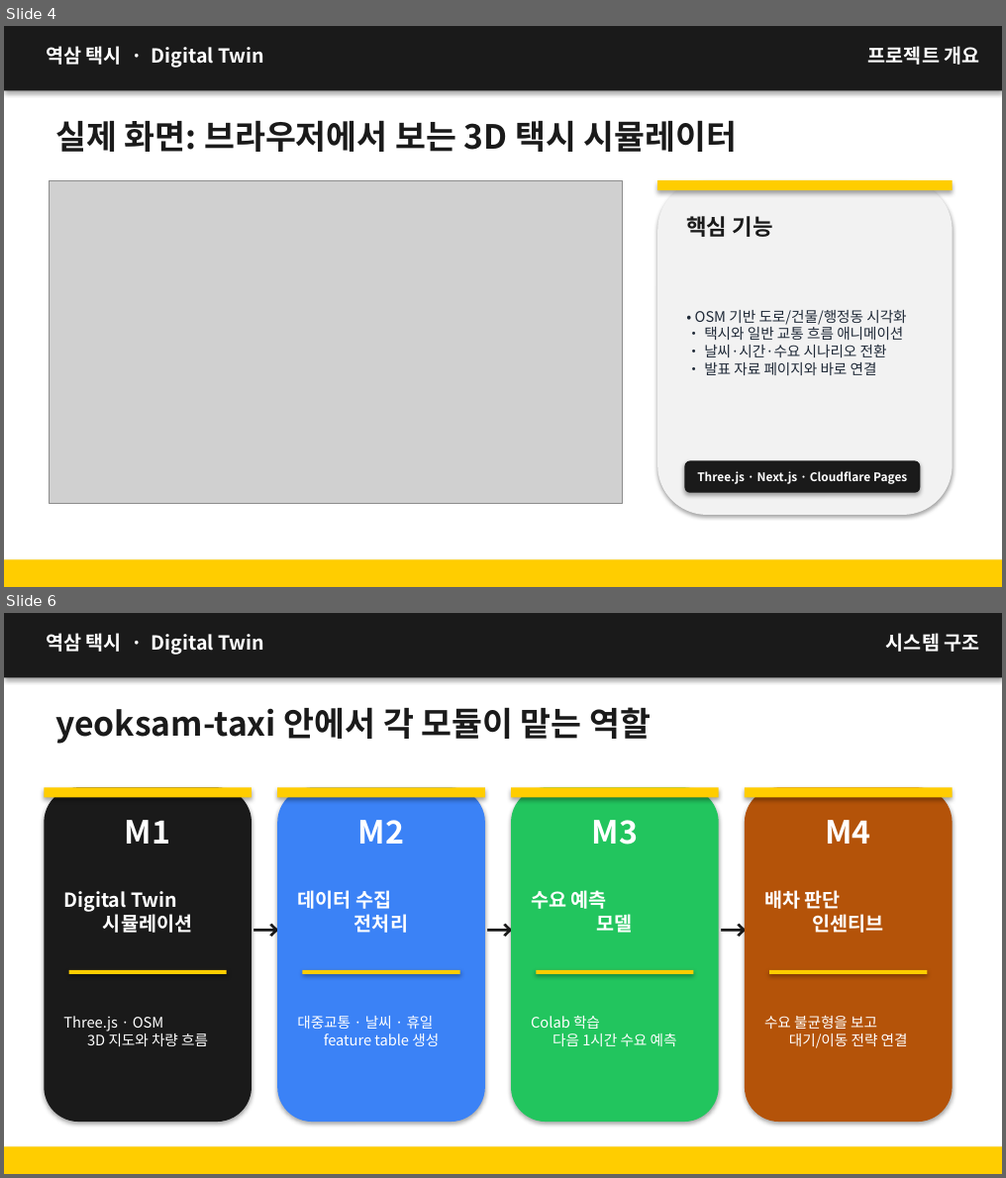
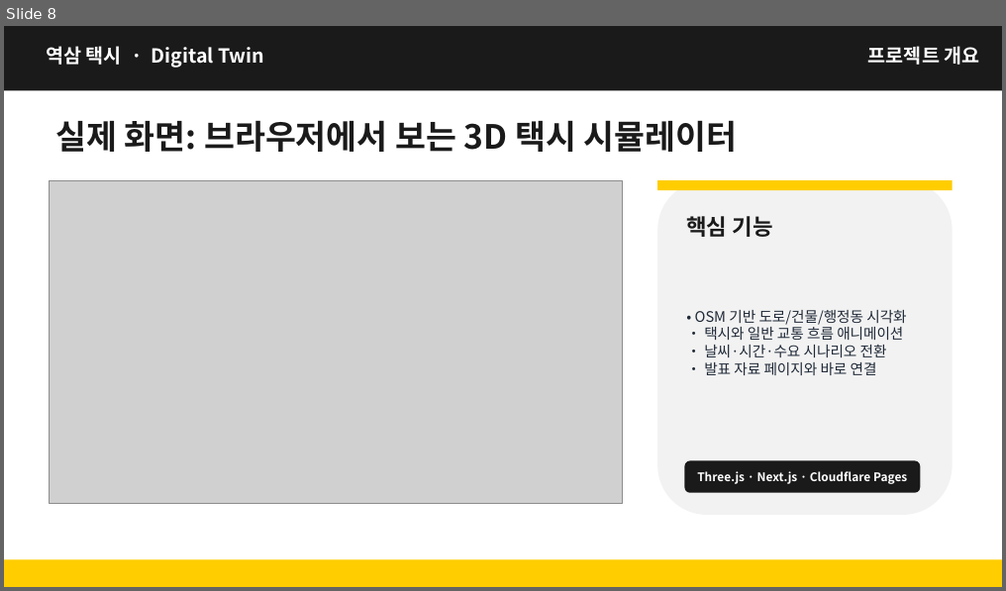
Before and after one commit to kimcanal/yeoksam-taxi, a slide deck: public/a-eye-presentation/A-Eye_midterm_data_collection_forecast.pptx. Shown one above the other, each under a label of ours: slides 4 and 6 before the commit, slide 8 after it; the slides between them are not shown. The pictures are 1006x1178 and 1006x591 pixels, drawn with LibreOffice and Linux fonts; fonts in the diff are those of the drawing; grey boxes stand for pictures. Boxes give left, top, right and bottom in pixels: in the first picture for what was removed or moved away, otherwise in the second. Text is boxed around its words. In the diff, an @@ line names an element or a change of style, - is before the commit and + after.

```diff
--- a/public/a-eye-presentation/A-Eye_midterm_data_collection_forecast.pptx
+++ b/public/a-eye-presentation/A-Eye_midterm_data_collection_forecast.pptx
@@ slide 6 removed at [4, 613, 1002, 1174], background #FFFFFF @@
@@ rectangle removed at [4, 613, 1002, 678] @@
@@ text removed at [46, 633, 264, 655] @@
-역삼 택시 · Digital Twin
@@ text removed at [886, 633, 980, 652] @@
-시스템 구조
@@ text removed at [55, 707, 650, 744] @@
-yeoksam-taxi 안에서 각 모듈이 맡는 역할
@@ rounded rectangle removed at [44, 787, 252, 1122] @@
@@ rectangle removed at [44, 787, 252, 797] @@
@@ rounded rectangle removed at [277, 787, 485, 1122] @@
@@ rectangle removed at [277, 787, 485, 797] @@
@@ rounded rectangle removed at [511, 787, 719, 1122] @@
@@ rectangle removed at [511, 787, 719, 797] @@
@@ rounded rectangle removed at [745, 787, 952, 1122] @@
@@ rectangle removed at [745, 787, 952, 797] @@
@@ text removed at [125, 820, 170, 844] @@
-M1
@@ text removed at [358, 820, 404, 844] @@
-M2
@@ text removed at [592, 820, 638, 845] @@
-M3
@@ text removed at [825, 820, 870, 844] @@
-M4
@@ text removed at [63, 891, 192, 933] @@
-Digital Twin
-시뮬레이션
@@ text removed at [297, 890, 408, 933] @@
-데이터 수집
-전처리
@@ text removed at [531, 890, 633, 933] @@
-수요 예측
-모델
@@ text removed at [764, 890, 884, 933] @@
-배차 판단
-인센티브
@@ text removed at [252, 912, 281, 948] @@
-→
@@ text removed at [485, 912, 515, 948] @@
-→
@@ text removed at [719, 912, 748, 948] @@
-→
@@ rectangle removed at [69, 970, 227, 974] @@
@@ rectangle removed at [302, 970, 460, 974] @@
@@ rectangle removed at [536, 970, 694, 974] @@
@@ rectangle removed at [769, 970, 927, 974] @@
@@ text removed at [63, 1016, 208, 1047] @@
-Three.js · OSM
-3D 지도와 차량 흐름
@@ text removed at [297, 1016, 439, 1047] @@
-대중교통 · 날씨 · 휴일
-feature table 생성
@@ text removed at [531, 1016, 677, 1047] @@
-Colab 학습
-다음 1시간 수요 예측
@@ text removed at [764, 1015, 908, 1049] @@
-수요 불균형을 보고
-대기/이동 전략 연결
@@ rectangle removed at [4, 1147, 1002, 1174] @@
@@ what was slide 4 is now slide 8 @@
@@ slide 8 changed as well @@
@@ shadow off in 4 elements at [4, 26, 1002, 91], [657, 180, 952, 515], [657, 180, 952, 190], [684, 461, 920, 493] @@
```
Also in this commit, not shown: 10 other slides changed, 3 slides added, 1 other slide removed.
